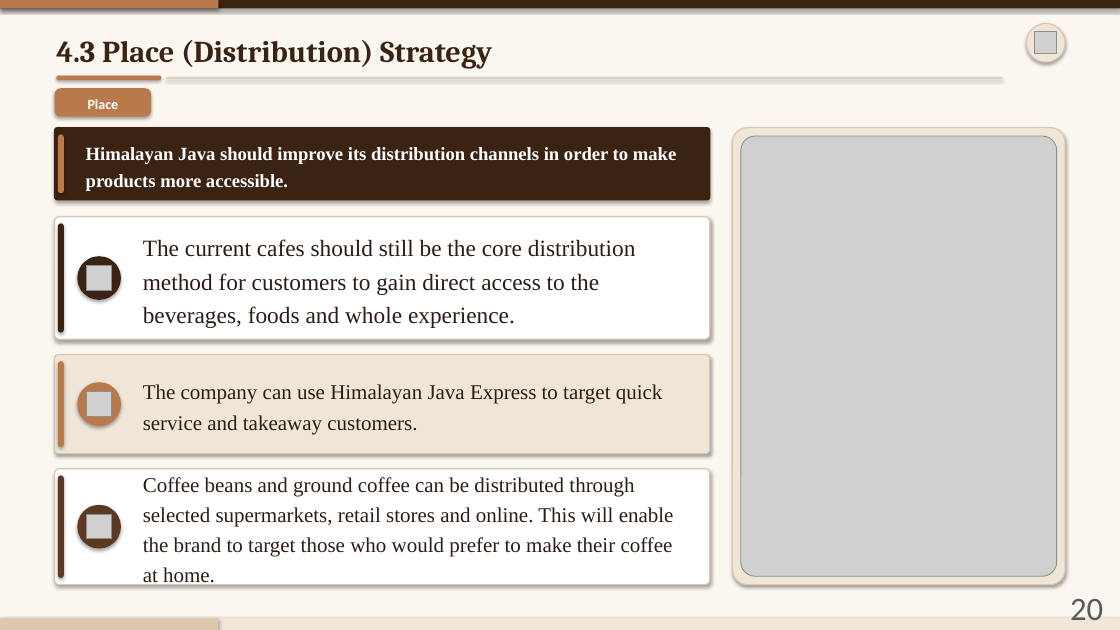
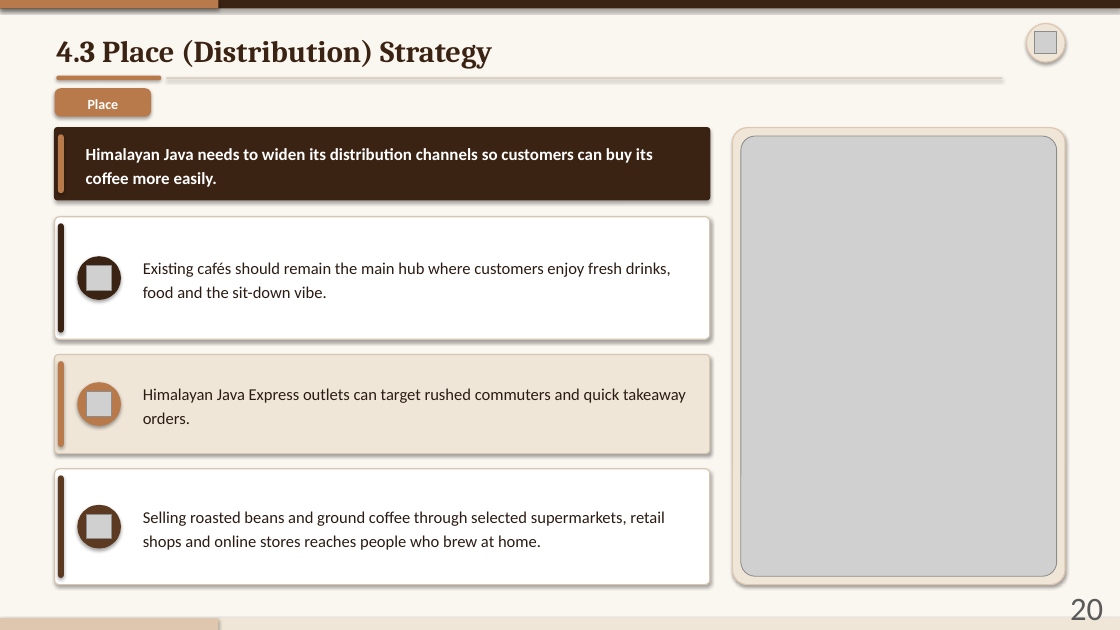
Before and after one commit to AV248/temp, a slide deck: slide 20 of Himalayan_Java_Presentation_Numbered.pptx. Drawn at 1120x630 pixels with LibreOffice and Linux fonts; fonts in the diff are those of the drawing; grey boxes stand for pictures. Boxes give left, top, right and bottom in pixels: in the first picture for what was removed or moved away, otherwise in the second. Text is boxed around its words. In the diff, an @@ line names an element or a change of style, - is before the commit and + after.

```diff
--- a/Himalayan_Java_Presentation_Numbered.pptx
+++ b/Himalayan_Java_Presentation_Numbered.pptx
@@ text at (x1=86, y1=148, x2=653, y2=187): text changed; size 16 to 14.5 pt; font Times New Roman to Calibri @@
-Himalayan Java should improve its distribution channels in order to make products more accessible.
+Himalayan Java needs to widen its distribution channels so customers can buy its coffee more easily.
@@ text at (x1=143, y1=262, x2=671, y2=298): text changed; size 20 to 14.2 pt; font Times New Roman to Calibri; text colour #2C1D14 to #2B1C13 @@
-The current cafes should still be the core distribution method for customers to gain direct access to the beverages, foods and whole experience.
+Existing cafés should remain the main hub where customers enjoy fresh drinks, food and the sit-down vibe.
@@ text at (x1=143, y1=388, x2=686, y2=424): text changed; size 18 to 14.2 pt; font Times New Roman to Calibri; text colour #2C1D14 to #2B1C13 @@
-The company can use Himalayan Java Express to target quick service and takeaway customers.
+Himalayan Java Express outlets can target rushed commuters and quick takeaway orders.
@@ text at (x1=143, y1=511, x2=664, y2=550): text changed; size 18 to 14.2 pt; font Times New Roman to Calibri; text colour #2C1D14 to #2B1C13 @@
-Coffee beans and ground coffee can be distributed through selected supermarkets, retail stores and online. This will enable the brand to target those who would prefer to make their coffee at home.
+Selling roasted beans and ground coffee through selected supermarkets, retail shops and online stores reaches people who brew at home.
```
Also in this commit, not shown: 21 other slides changed, 1 slide added, 1 slide removed.
